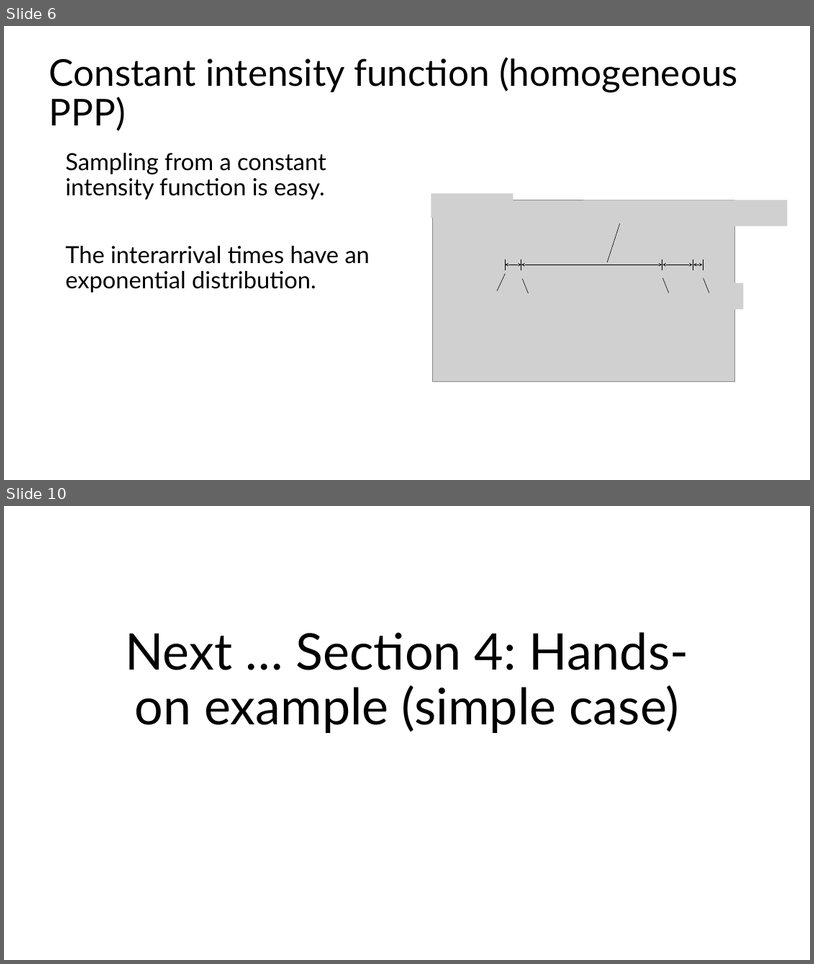
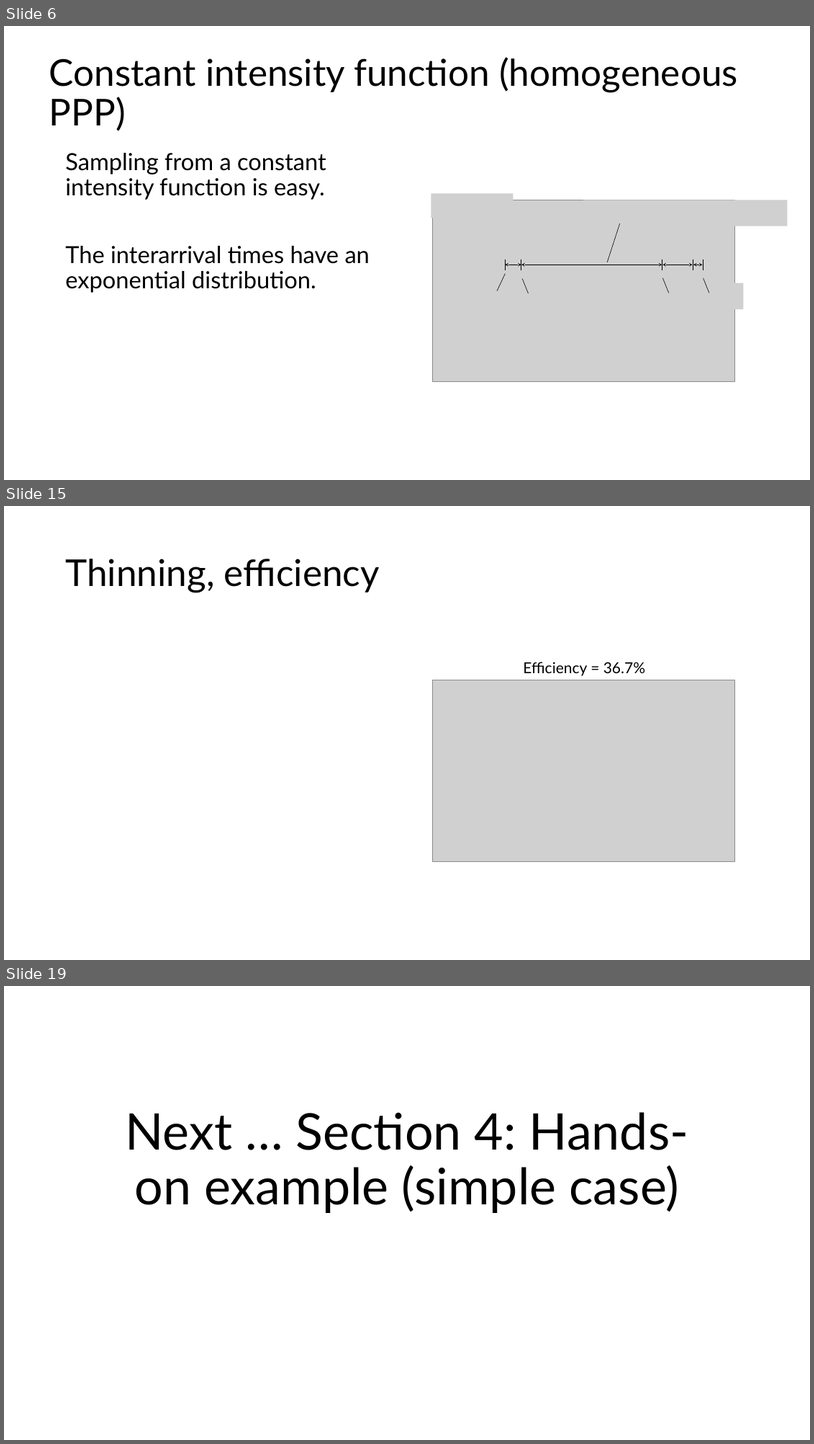
Before and after one commit to ttrikalin/des-R-course, a slide deck: materials/03_Sampling.pptx. Shown one above the other, each under a label of ours: slides 6 and 10 before the commit, slides 6, 15 and 19 after it; the slides between them are not shown. The pictures are 814x964 and 814x1444 pixels, drawn with LibreOffice and Linux fonts; fonts in the diff are those of the drawing; grey boxes stand for pictures. Boxes give left, top, right and bottom in pixels: in the first picture for what was removed or moved away, otherwise in the second. Text is boxed around its words. In the diff, an @@ line names an element or a change of style, - is before the commit and + after.

```diff
--- a/materials/03_Sampling.pptx
+++ b/materials/03_Sampling.pptx
@@ slide 15 added at (4, 506, 810, 960), background #FFFFFF @@
@@ title added at (65, 559, 380, 592), 44 pt, text #000000 @@
+Thinning, efficiency
@@ text added at (523, 662, 646, 676), 18 pt, text #000000 @@
+Efficiency = 36.7%
@@ picture added at (432, 680, 735, 862) @@
@@ what was slide 10 is now slide 19 @@
```
Also in this commit, not shown: 4 slides changed, 9 other slides added, 1 slide removed, 20 other files.
